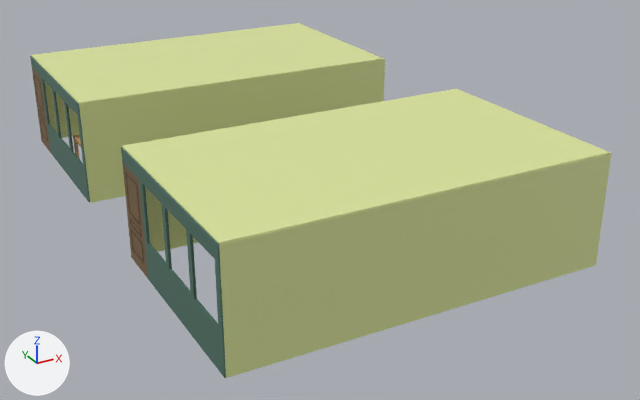
Two versions of the Blender file 3dModels/Workshop/Workshop.blend, one commit apart.
Before and after are seen from a 50 mm lens placed at (-554.0, -2397.0, 1045.0), pointed at (589.0, -319.0, 6.0). The axes (+X, +Y, +Z) are drawn at lower left. The lights are the same throughout. The first picture is the older version.

The first picture shows 'Ceiling.001', 'Door.001', 'DoorFrame.001', 'Wall1.001', 'Wall2.001', 'Wall3.001', 'Window.001', 'Workshop' and 1 more.
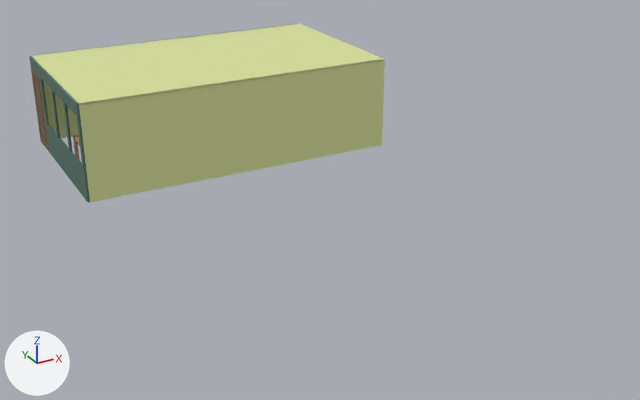
Diff of the bpy script that builds the scene:
```diff
--- a/3dModels/Workshop/Workshop.blend.py
+++ b/3dModels/Workshop/Workshop.blend.py
@@ me_cube_018 @@
 # used by ob_wall3_001; location = (0.0, 600.0, 0.0)
-me_cube_018.from_pydata(...)  # 8 vertices, 6 faces; spans x 0.0..1000.0, y -3.0..3.0, z 0.0..300.0
+me_cube_018.from_pydata(...)  # 8 vertices, 6 faces; spans x 0.0..1000.0, y 594.0..600.0, z 0.0..300.0
+# me_cube_018 part 1: the whole mesh is moved by (0.0, 597.0, 0.0)
 me_cube_018.materials.append(mat_walls_001)
@@ me_cube_015 @@
 # used by ob_wall2_001; location = (1003.0, 60.0, 0.0)
-me_cube_015.from_pydata(...)  # 8 vertices, 6 faces; spans x -3.0..3.0, y -62.0..538.0, z 0.0..300.0
+me_cube_015.from_pydata(...)  # 8 vertices, 6 faces; spans x 1000.0..1006.0, y 0.0..600.0, z 0.0..300.0
+# me_cube_015 part 2: the whole mesh is moved by (1003.0, 62.0, 0.0)
 me_cube_015.materials.append(mat_walls_001)
@@ me_cube_014 @@
 # used by ob_ceiling_001; location = (0.0, 60.0, 300.0)
-me_cube_014.from_pydata(...)  # 8 vertices, 6 faces; spans x 0.0..1000.0, y -62.0..538.0, z -3.0..3.0
+me_cube_014.from_pydata(...)  # 8 vertices, 6 faces; spans x 0.0..1000.0, y 0.0..600.0, z 294.0..300.0
+# me_cube_014 part 3: the whole mesh is moved by (0.0, 62.0, 297.0)
 me_cube_014.materials.append(mat_ceiling_001)
@@ ob_workshop @@
 ob_workshop.location = (0.0, -935.0, 300.0)
+ob_workshop.hide_set(True)
@@ ob_wall3_001 @@
 ob_wall3_001 = bpy.data.objects.new('Wall3.001', me_cube_018)
-ob_wall3_001.location = (0.0, 600.0, 0.0)
+ob_wall3_001.location = (0.0, 0.0, 0.0)
@@ ob_window_001 @@
 ob_window_001 = bpy.data.objects.new('Window.001', me_cube_016)
-ob_window_001.location = (0.0, -2.0, 0.0)
+ob_window_001.location = (0.0, 0.0, 0.0)
@@ ob_wall2_001 @@
 ob_wall2_001 = bpy.data.objects.new('Wall2.001', me_cube_015)
-ob_wall2_001.location = (1003.0, 60.0, 0.0)
+ob_wall2_001.location = (0.0, 0.0, 0.0)
@@ ob_ceiling_001 @@
 ob_ceiling_001 = bpy.data.objects.new('Ceiling.001', me_cube_014)
-ob_ceiling_001.location = (0.0, 60.0, 300.0)
+ob_ceiling_001.location = (0.0, 0.0, 0.0)
@@ ob_doorframe_001 @@
 ob_doorframe_001 = bpy.data.objects.new('DoorFrame.001', me_cube_013)
-ob_doorframe_001.location = (0.0, 599.0, 260.0)
+ob_doorframe_001.location = (0.0, 0.0, 0.0)
@@ ob_door_001 @@
 ob_door_001 = bpy.data.objects.new('Door.001', me_cube_017)
-ob_door_001.location = (0.0, 599.0, 0.0)
+ob_door_001.location = (-3.0, 600.0, 0.0)
```

What differs and where, as boxes [x1, y1, x2, y2] in the pictures (640 x 400 px):
'Workshop', hidden
    before: [121, 89, 612, 378]
'Ceiling.001', moved
    before: [31, 23, 383, 104]
    after: [32, 24, 382, 105]
'Window.001', moved
    before: [39, 65, 90, 203]
    after: [38, 65, 90, 203]
'Wall3.001', moved
    before: [45, 82, 80, 138]
    after: [34, 24, 295, 138]
'Door.001', moved
    before: [32, 68, 51, 153]
    after: [31, 68, 50, 153]
'Wall2.001', moved
    before: [382, 58, 385, 101]
    after: [300, 24, 385, 145]
'DoorFrame.001', moved
    before: [30, 56, 41, 77]
    after: [29, 56, 40, 77]
